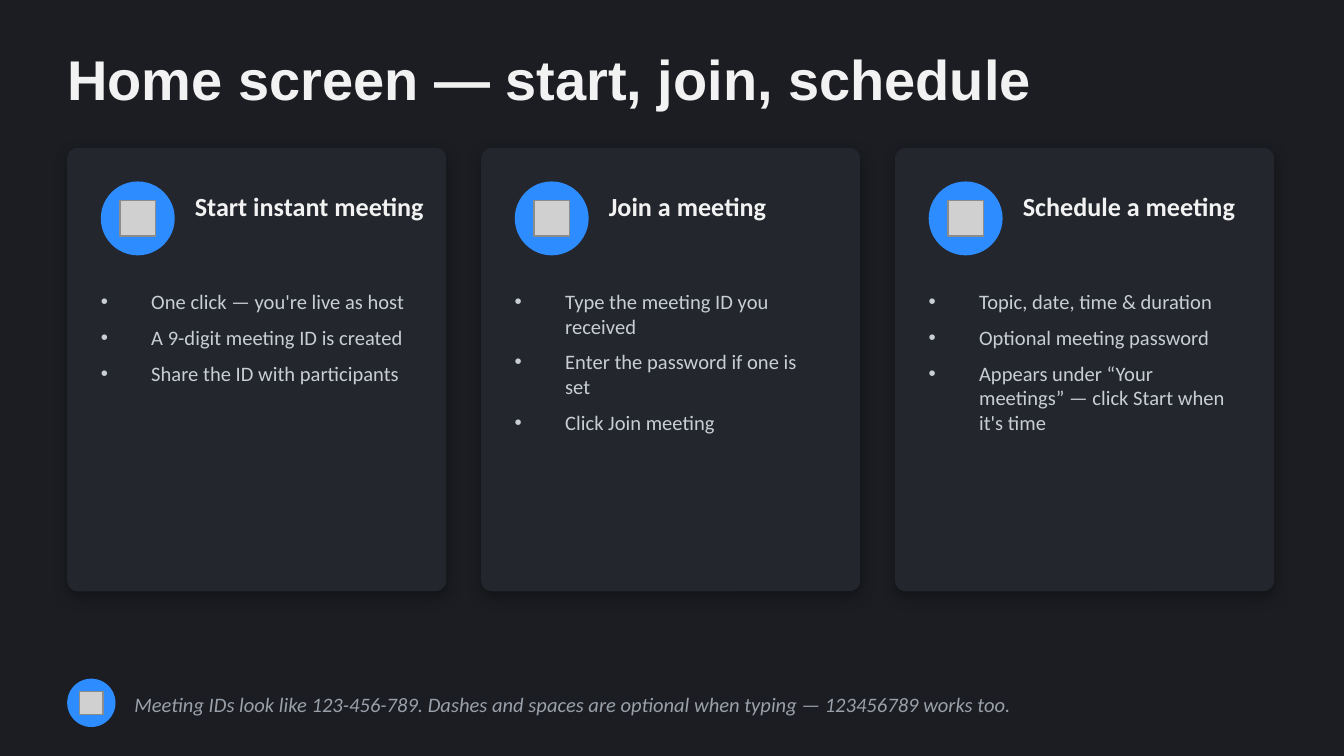
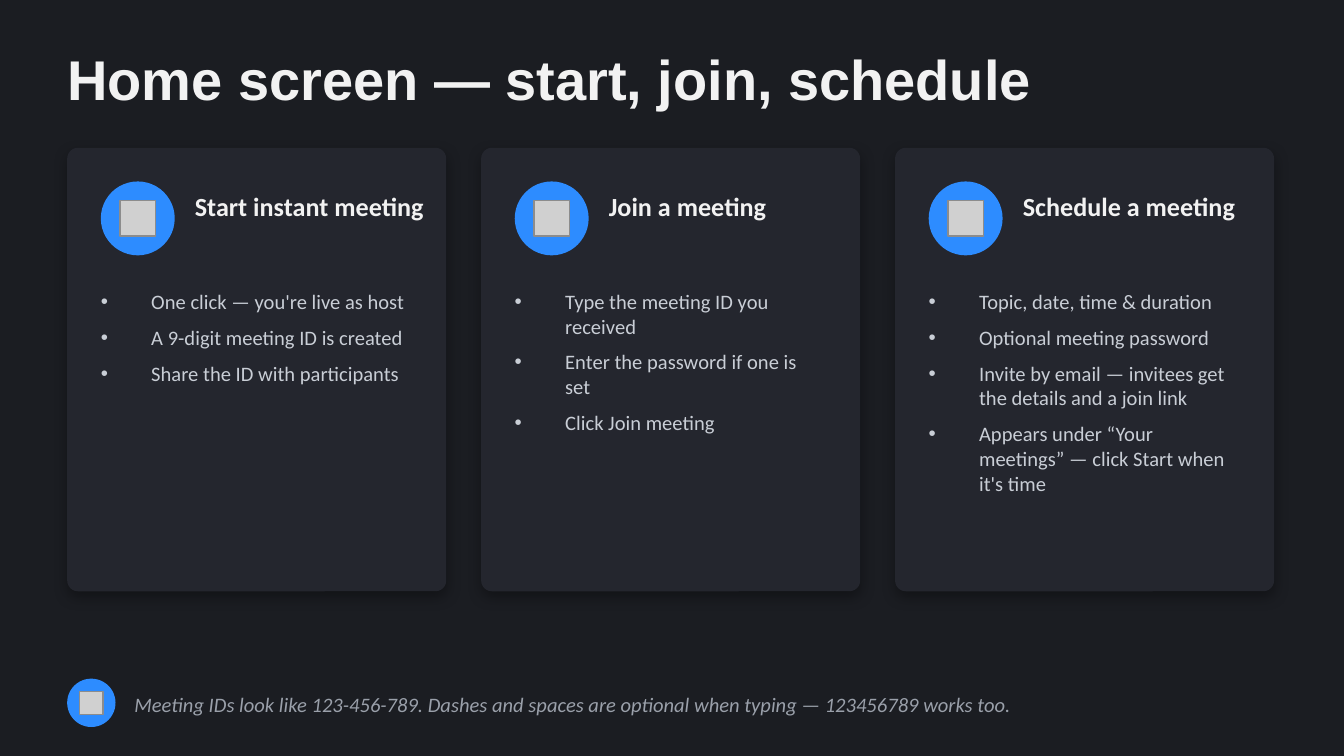
Before and after one commit to muleskin/Zplus, a slide deck: slide 6 of docs/Z+ User & Admin Guide.pptx. Drawn at 1344x756 pixels with LibreOffice and Linux fonts; fonts in the diff are those of the drawing; grey boxes stand for pictures. Boxes give left, top, right and bottom in pixels: in the first picture for what was removed or moved away, otherwise in the second. Text is boxed around its words. In the diff, an @@ line names an element or a change of style, - is before the commit and + after.

```diff
--- a/docs/Z+ User & Admin Guide.pptx
+++ b/docs/Z+ User & Admin Guide.pptx
@@ text at [979, 366, 1225, 409]: paragraph added @@
+• Invite by email — invitees get the details and a join link
```
Also in this commit, not shown: 3 other slides changed, 1 slide added, 25 other files.
